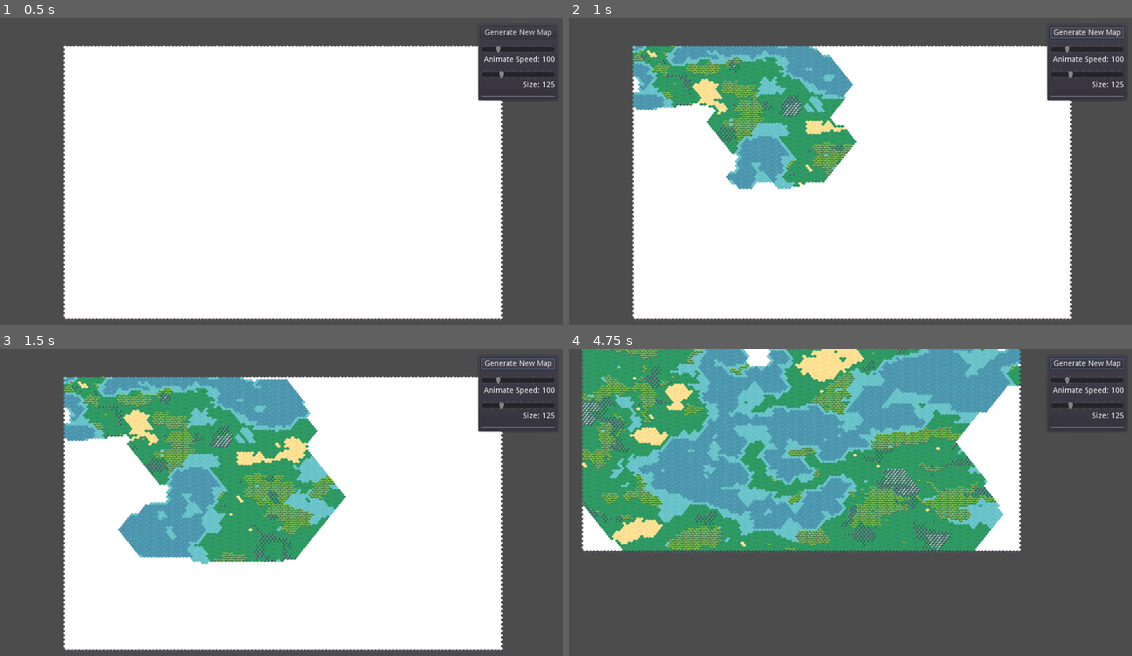
Above: before the commit, frames 1-4 (two rows, left to right).
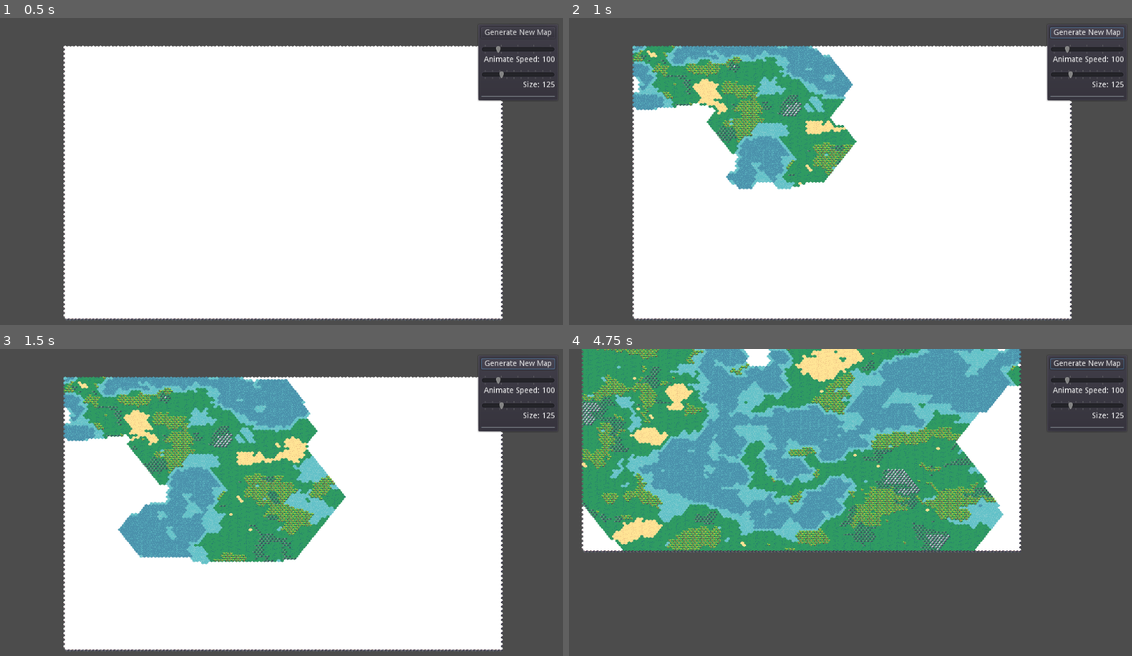
Above: after the commit, the same moments.

Repository: notdomkelly/hexmap
Game: Godot game, scene res://MapBuilder.tscn
Same seed, same stepped clock (60 frames per second), same inputs: the game is played once before the commit and once after it.
Inputs (mouse positions are in pixels of both pictures, inside the frame that each line leads up to):
- Up to frame 1 (0.5 s): no input
- Up to frame 2 (1 s): click "Generate New Map" at 0.5 s
- Up to frame 3 (1.5 s): click "Generate New Map" at 1.25 s
- Up to frame 4 (4.75 s): click "Generate New Map" at 2 s; move the mouse to (974, 496) at 2.77 s; hold S (camera_down) 2.78-3.53 s; click (974, 496) at 2.92 s; move the mouse to (737, 530) at 3.52 s; tap A (camera_left) at 3.6 s; click (737, 530) at 3.67 s; move the mouse to (906, 441) at 4.27 s; hold D (camera_right) from 4.28 s (still down); click (906, 441) at 4.42 s

Frame 1 is identical in both runs. In frame 2, 0.7% of the frame differs, in the area x 11-51%, y 9-56%; in frame 3, 1.1%; in frame 4, 2.6%, in the area x 2-81%, y 0-66%.

Commit message:
Addtl tile sprites + comment cleanup

Diff:
--- a/MapBuilder.gd
+++ b/MapBuilder.gd
@@ -1,17 +1,4 @@
 extends Node2D
-
-# TODOS:
-#
-# - Keep track of total amount of each type, and weigh a type lower the closer it is to
-#		'filling' (but never 0!)
-#		- if a type is extremely low, chance to jump to higher entropy and build that type
-# - Weigh higher the more neighbors match
-# 		- Depending on types?
-# - Some basic rules? i.e., shallows must border at least one sand, which must border at least one grass?
-#		- gonna be pretty tricky. Should those rules just influence the weighting?
-#		- lots of potential there for getting into an unsolvable state
-# - Figure out how to not make the numbers I'm dealing with so freaking crazy high
-#		- maybe limits on weights? So we can't get like 1x10^-30
 
 
 export var size = 125
@@ -217,8 +204,6 @@
 	var spec_type = rng.randf_range(0, tiles_for_type.size())
 	var tile_id = $HexMap.tile_set.find_tile_by_name(tiles_for_type[spec_type])
 	$HexMap.set_cellv(tile_pos, tile_id)
-#	collapsible_tiles[tile_pos].clear()
-#	collapsible_tiles.erase(tile_pos)
 
 func _on_entropy_updated(tile_pos, og_entropy, new_entropy):
 	if og_entropy == new_entropy:
--- a/classes/CollapsibleTile.gd
+++ b/classes/CollapsibleTile.gd
@@ -42,7 +42,6 @@
 func _init(_key, _rng):
 	self.key = _key
 	self.rng = _rng
-#	self._possible_states_set(HexCollapseData.type_sets.keys())
 	var new_state_bin = 0
 	for state in HexCollapseData.binary_data["tiles_for_types"].keys():
 		new_state_bin |= state
@@ -137,22 +136,6 @@
 	emit_signal("on_entropy_updated", self.key, og_entropy, self.entropy)
 
 func _possible_states_set(new_states):
-#	var new_state_bin = 0
-#	for state in new_states:
-#		new_state_bin ^= state
-#
-#	# determine if there's actually a change between states
-#	var states_dirty = true
-#	if self.possible_states.size() == new_states.size():
-#		states_dirty = false
-#		for x in self.possible_states:
-#			if not x in new_states:
-#				states_dirty = true
-#				break
-#		for x in new_states:
-#			if not x in self.possible_states:
-#				states_dirty = true
-#				break
 
 	if new_states == self.possible_states:
 		self.dirty = false
@@ -170,24 +153,6 @@
 			else:
 				allowed_types |= neighbor_rules[bit]
 
-#		var ruleset_neighbors = neighbor_rules[state]
-#		for t_type in ruleset_neighbors:
-#			if not t_type in allowed_types:
-#				allowed_types[t_type] = null
-
-
-#	var allowed_neighbors_dirty = true
-#	if self.allowed_neighbor_states.size() == allowed_types.size():
-#		allowed_neighbors_dirty = false
-#		for x in self.allowed_neighbor_states:
-#			if not x in allowed_types:
-#				allowed_neighbors_dirty = true
-#				break
-#		for x in allowed_types:
-#			if not x in self.allowed_neighbor_states:
-#				allowed_neighbors_dirty = true
-#				break
-
 
 	# if there is, tell the neighbors they need to re-evaluate
 	if allowed_types != self.allowed_neighbor_states:
@@ -206,9 +171,6 @@
 		collapsed_neighbors[weight] = 0
 
 	for neighbor in self.collapsed_neighbor_types:
-#		if not neighbor.collapsed:
-#			continue
-#		var n_state = neighbor.possible_states[0]
 		collapsed_neighbors[neighbor] += 1
 	return collapsed_neighbors
 
@@ -228,15 +190,6 @@
 			joined_states = self.neighbors[n_key].allowed_neighbor_states
 		else:
 			joined_states &= self.neighbors[n_key].allowed_neighbor_states
-#		var allowed_types = self.neighbors[n_key].allowed_neighbor_states
-#		if first_neighbor:
-#			# at first, just grab all allowable types from the first neighbor
-#			new_possible_states = allowed_types.duplicate()
-#			first_neighbor = false
-#			continue
-		# and for each subsequent neighbor, remove a state if the new neighbor doesn't allow it
-		# and otherwise add the weights together
-#		new_possible_states = self._strip_possible_states(new_possible_states, allowed_types)
 	return joined_states
 
 func _strip_possible_states(new_possible_states, allowed_types):
--- a/data/HexCollapseData.gd
+++ b/data/HexCollapseData.gd
@@ -25,25 +25,37 @@
 
 var type_sets = {
 	"boreal_flat": [
-		"HexsetGridBorealFlat01"
+		"HexsetGridBorealFlat01",
+		"HexsetGridBorealFlat02",
+		"HexsetGridBorealFlat03",
 	],
 	"boreal_hill": [
-		"HexsetGridBorealHill01"
+		"HexsetGridBorealHill01",
+		"HexsetGridBorealHill02",
+		"HexsetGridBorealHill03",
 	],
 	"boreal_mont": [
-		"HexsetGridBorealMont01"
+		"HexsetGridBorealMont01",
+		"HexsetGridBorealMont02",
+		"HexsetGridBorealMont03",
 	],
 	"shallow_flat": [
-		"HexsetGridWshallowFlat01"
+		"HexsetGridWshallowFlat01",
+		"HexsetGridWshallowFlat02",
+		"HexsetGridWshallowFlat03",
 	],
 	"deep_flat": [
 		"HexsetGridWdeepFlat01",
+		"HexsetGridWdeepFlat02",
+		"HexsetGridWdeepFlat03",
 	],
 	"boreal_tree": [
-		"HexsetGridBorealTree01"
+		"HexsetGridBorealTree01",
 	],
 	"desert_flat": [
-		"HexsetGridDesertFlat01"
+		"HexsetGridDesertFlat01",
+		"HexsetGridDesertFlat02",
+		"HexsetGridDesertFlat03",
 	],
 #	"stone_flat": [
 #		"HexsetGridStoneFlat01",
@@ -96,16 +108,11 @@
 		"desert_flat": [
 			"desert_flat",
 			"boreal_flat",
-			# "shallow_flat",
 		],
 		"deep_flat": [
 			"deep_flat",
 			"shallow_flat",
 		],
-#		"stone_flat": [
-#			"stone_flat",
-#			"boreal_flat",
-#		],
 	},
 }
 
